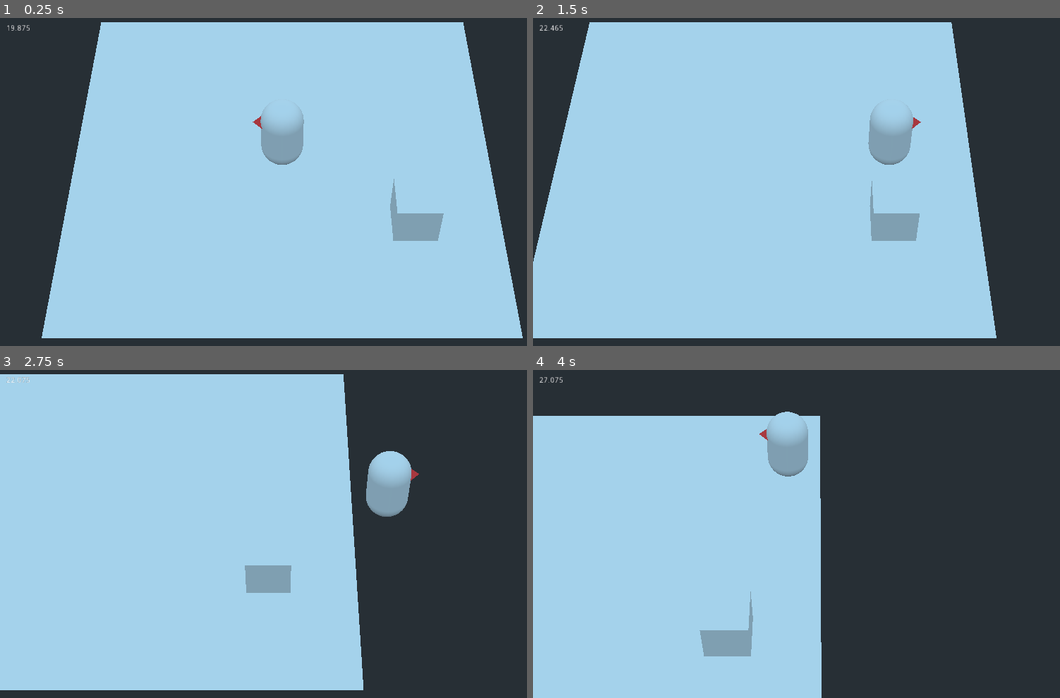
Above: before the commit, frames 1-4 (two rows, left to right).
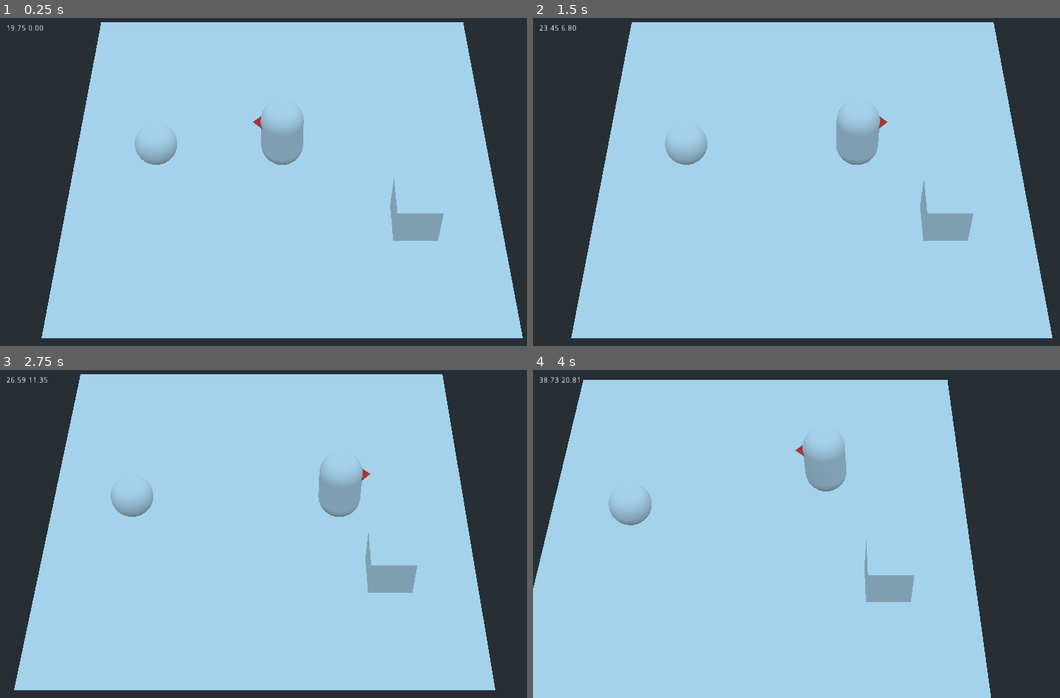
Above: after the commit, the same moments.

Repository: ville2304/gcgj1806
Game: Godot game, scene res://Main.tscn
Two runs of this game, one before a commit and one after it. Both use one fixed random seed, a clock stepped at 60 frames per second and the inputs below.
Inputs:
- Up to frame 1 (0.25 s): no input
- Up to frame 2 (1.5 s): tap Enter at 0.5 s; hold Right (move_east) 0.53-1.28 s; tap Z (attack, bound only after the commit) at 0.6, 1.35 s; hold C (cooldown) from 1.28 s (still down)
- Up to frame 3 (2.75 s): release C (cooldown) at 2.03 s; hold Right (move_east) from 2.03 s (still down); tap Z (attack, bound only after the commit) at 2.1 s
- Up to frame 4 (4 s): release Right (move_east) at 2.78 s; hold Up (move_north) 2.78-3.53 s; tap Z (attack, bound only after the commit) at 2.85, 3.6 s; hold Left (move_west) from 3.53 s (still down)

The runs differ from the first frame. In frame 1, 0.4% of the frame differs, in the area x 3-34%, y 2-45%; in frame 2, 21%; in frame 3, 31%; in frame 4, 37%, in the area x 0-87%, y 2-100%.

Commit message:
Added attack & super attack.

Diff:
--- /dev/null
+++ b/Game/Enemy.tscn
@@ -0,0 +1,63 @@
+[gd_scene load_steps=4 format=2]
+
+[sub_resource type="GDScript" id=1]
+
+script/source = "extends KinematicBody
+
+func OnDamage(amount, push, origin):
+	prints(\"Damage\", amount)
+	pass
+
+"
+
+[sub_resource type="SphereShape" id=2]
+
+radius = 0.5
+
+[sub_resource type="SphereMesh" id=3]
+
+custom_aabb = AABB( 0, 0, 0, 0, 0, 0 )
+radius = 0.5
+height = 1.0
+radial_segments = 64
+rings = 32
+is_hemisphere = false
+
+[node name="Enemy" type="KinematicBody" index="0"]
+
+transform = Transform( 1, 0, 0, 0, 1, 0, 0, 0, 1, -3, 0, 0 )
+input_ray_pickable = true
+input_capture_on_drag = false
+collision_layer = 1025
+collision_mask = 1
+axis_lock_linear_x = false
+axis_lock_linear_y = true
+axis_lock_linear_z = false
+axis_lock_angular_x = true
+axis_lock_angular_y = true
+axis_lock_angular_z = true
+collision/safe_margin = 0.001
+script = SubResource( 1 )
+_sections_unfolded = [ "Collision" ]
+
+[node name="CollisionShape" type="CollisionShape" parent="." index="0"]
+
+shape = SubResource( 2 )
+disabled = false
+
+[node name="MeshInstance" type="MeshInstance" parent="." index="1"]
+
+transform = Transform( 1, 0, 0, 0, 1, 0, 0, 0, 1, 0, 0.5, 0 )
+layers = 1
+material_override = null
+cast_shadow = 1
+extra_cull_margin = 0.0
+use_in_baked_light = false
+lod_min_distance = 0.0
+lod_min_hysteresis = 0.0
+lod_max_distance = 0.0
+lod_max_hysteresis = 0.0
+mesh = SubResource( 3 )
+skeleton = NodePath("..")
+material/0 = null
+_sections_unfolded = [ "Transform" ]
--- a/Game/Main.tscn
+++ b/Game/Main.tscn
@@ -1,7 +1,9 @@
-[gd_scene load_steps=10 format=2]
-
-[ext_resource path="res://script/Camera.gd" type="Script" id=1]
-[ext_resource path="res://script/Player.gd" type="Script" id=2]
+[gd_scene load_steps=16 format=2]
+
+[ext_resource path="res://script/Main.gd" type="Script" id=1]
+[ext_resource path="res://script/Camera.gd" type="Script" id=2]
+[ext_resource path="res://script/Player.gd" type="Script" id=3]
+[ext_resource path="res://Enemy.tscn" type="PackedScene" id=4]
 
 [sub_resource type="SphereShape" id=3]
 
@@ -75,6 +77,138 @@
 subdivide_width = 0
 subdivide_depth = 0
 
+[sub_resource type="Animation" id=8]
+
+resource_name = "Attack1"
+length = 0.5
+loop = false
+step = 0.1
+tracks/0/type = "value"
+tracks/0/path = NodePath("Player:transform")
+tracks/0/interp = 1
+tracks/0/loop_wrap = true
+tracks/0/imported = false
+tracks/0/enabled = true
+tracks/0/keys = {
+"times": PoolRealArray( 0, 0.1, 0.5 ),
+"transitions": PoolRealArray( 1, 1, 1 ),
+"update": 0,
+"values": [ Transform( 1, 0, 0, 0, -4.37114e-08, -1, 0, 1, -4.37114e-08, 0, 0.894202, 0 ), Transform( 0.963738, 1.16644e-08, 0.266851, 0.266851, -4.21263e-08, -0.963738, 0, 1, -4.37114e-08, -0.686776, 0.955469, 0 ), Transform( 1, 0, 0, 0, -4.37114e-08, -1, 0, 1, -4.37114e-08, 0, 0.894202, 0 ) ]
+}
+tracks/1/type = "method"
+tracks/1/path = NodePath("..")
+tracks/1/interp = 1
+tracks/1/loop_wrap = true
+tracks/1/imported = false
+tracks/1/enabled = true
+tracks/1/keys = {
+"times": PoolRealArray( 0.1 ),
+"transitions": PoolRealArray( 1 ),
+"values": [ {
+"args": [ 1 ],
+"method": "_OnAttack"
+} ]
+}
+
+[sub_resource type="Animation" id=9]
+
+resource_name = "Attack2"
+length = 0.5
+loop = false
+step = 0.1
+tracks/0/type = "value"
+tracks/0/path = NodePath("Player:transform")
+tracks/0/interp = 1
+tracks/0/loop_wrap = true
+tracks/0/imported = false
+tracks/0/enabled = true
+tracks/0/keys = {
+"times": PoolRealArray( 0, 0.1, 0.5 ),
+"transitions": PoolRealArray( 1, 1, 1 ),
+"update": 0,
+"values": [ Transform( 1, 0, 0, 0, -4.37114e-08, -1, 0, 1, -4.37114e-08, 0, 0.894202, 0 ), Transform( 0.939347, 0, -0.342969, -0.342969, 0, -0.939347, 0, 1, 0, -0.724381, 0.894202, 0 ), Transform( 1, 0, 0, 0, -4.37114e-08, -1, 0, 1, -4.37114e-08, 0, 0.894202, 0 ) ]
+}
+tracks/1/type = "method"
+tracks/1/path = NodePath("..")
+tracks/1/interp = 1
+tracks/1/loop_wrap = true
+tracks/1/imported = false
+tracks/1/enabled = true
+tracks/1/keys = {
+"times": PoolRealArray( 0.1 ),
+"transitions": PoolRealArray( 1 ),
+"values": [ {
+"args": [ 2 ],
+"method": "_OnAttack"
+} ]
+}
+
+[sub_resource type="Animation" id=10]
+
+resource_name = "Attack3"
+length = 0.5
+loop = false
+step = 0.01
+tracks/0/type = "value"
+tracks/0/path = NodePath("Player:transform")
+tracks/0/interp = 1
+tracks/0/loop_wrap = true
+tracks/0/imported = false
+tracks/0/enabled = true
+tracks/0/keys = {
+"times": PoolRealArray( 0, 0.05, 0.24, 0.27, 0.46, 0.5 ),
+"transitions": PoolRealArray( 1, 1, 1, 1, 1, 1 ),
+"update": 0,
+"values": [ Transform( 1, 0, 0, 0, -4.37114e-08, -1, 0, 1, -4.37114e-08, 0, 0.894202, 0 ), Transform( 0.944108, 0, -0.329635, -0.329635, 0, -0.944108, 0, 1, 0, 0, 2.43904, 0 ), Transform( 0.944108, 0, -0.329635, -0.329635, 0, -0.944108, 0, 1, 0, 0, 2.43904, 0 ), Transform( 0.918407, 0, -0.395637, -0.395637, 0, -0.918407, 0, 1, 0, -0.763485, 0.956299, 0 ), Transform( 0.918407, 0, -0.395637, -0.395637, 0, -0.918407, 0, 1, 0, -0.763485, 0.956299, 0 ), Transform( 1, 0, 0, 0, -4.37114e-08, -1, 0, 1, -4.37114e-08, 0, 0.894202, 0 ) ]
+}
+tracks/1/type = "method"
+tracks/1/path = NodePath("..")
+tracks/1/interp = 1
+tracks/1/loop_wrap = true
+tracks/1/imported = false
+tracks/1/enabled = true
+tracks/1/keys = {
+"times": PoolRealArray( 0.27 ),
+"transitions": PoolRealArray( 1 ),
+"values": [ {
+"args": [ 3 ],
+"method": "_OnAttack"
+} ]
+}
+
+[sub_resource type="Animation" id=11]
+
+resource_name = "AttackSuper"
+length = 2.0
+loop = false
+step = 0.1
+tracks/0/type = "value"
+tracks/0/path = NodePath("Player:transform")
+tracks/0/interp = 1
+tracks/0/loop_wrap = true
+tracks/0/imported = false
+tracks/0/enabled = true
+tracks/0/keys = {
+"times": PoolRealArray( 0, 0.2, 0.4, 1, 1.1, 1.8, 2 ),
+"transitions": PoolRealArray( 1, 1, 1, 1, 1, 1, 1 ),
+"update": 0,
+"values": [ Transform( 1, 0, 0, 0, -4.37114e-08, -1, 0, 1, -4.37114e-08, 0, 0.894202, 0 ), Transform( 0.964011, 0, -0.265864, -0.265864, 0, -0.964011, 0, 1, 0, 0, 3.05678, 0 ), Transform( 0.964011, 0, -0.265864, -0.265864, 0, -0.964011, 0, 1, 0, 0, 3.05678, 0 ), Transform( 0.964011, 0, -0.265864, -0.265864, 0, -0.964011, 0, 1, 0, 0.488653, 3.63101, 0 ), Transform( 0.964011, 0, -0.265864, -0.265864, 0, -0.964011, 0, 1, 0, -1.08561, 0.169066, 0 ), Transform( 0.964011, 0, -0.265864, -0.265864, 0, -0.964011, 0, 1, 0, -1.08561, 0.169066, 0 ), Transform( 1, 0, 0, 0, -4.37114e-08, -1, 0, 1, -4.37114e-08, 0, 0.894202, 0 ) ]
+}
+tracks/1/type = "method"
+tracks/1/path = NodePath("..")
+tracks/1/interp = 1
+tracks/1/loop_wrap = true
+tracks/1/imported = false
+tracks/1/enabled = true
+tracks/1/keys = {
+"times": PoolRealArray( 1.1 ),
+"transitions": PoolRealArray( 1 ),
+"values": [ {
+"args": [ 10 ],
+"method": "_OnAttack"
+} ]
+}
+
 [sub_resource type="PlaneMesh" id=2]
 
 custom_aabb = AABB( 0, 0, 0, 0, 0, 0 )
@@ -96,11 +230,14 @@
 
 [node name="Main" type="Node" index="0"]
 
+script = ExtResource( 1 )
+
 [node name="CameraController" type="Spatial" parent="." index="0" groups=[
 "Tremor",
 ]]
 
-script = ExtResource( 1 )
+editor/display_folded = true
+script = ExtResource( 2 )
 target = NodePath("../Player")
 threshold = 1.0
 
@@ -126,7 +263,7 @@
 input_ray_pickable = false
 input_capture_on_drag = false
 collision_layer = 1
-collision_mask = 1
+collision_mask = 2049
 axis_lock_linear_x = false
 axis_lock_linear_y = true
 axis_lock_linear_z = false
@@ -144,14 +281,12 @@
 
 [node name="Spatial" type="Spatial" parent="Player" index="1"]
 
-[node name="Look" type="Spatial" parent="Player/Spatial" index="0"]
-
-transform = Transform( 1, 0, 0, 0, 1, 0, 0, 0, 1, 0, 0, -2 )
-_sections_unfolded = [ "Transform" ]
-
-[node name="Player" type="MeshInstance" parent="Player/Spatial" index="1"]
-
-transform = Transform( 1, 0, 0, 0, -4.37114e-08, -1, 0, 1, -4.37114e-08, 0, 0.894202, 0 )
+editor/display_folded = true
+
+[node name="Player" type="MeshInstance" parent="Player/Spatial" index="0"]
+
+editor/display_folded = true
+transform = Transform( 1, 0, 0, 0, 0, -1, 0, 1, 0, 0, 0.894202, 0 )
 layers = 1
 material_override = null
 cast_shadow = 1
@@ -164,10 +299,11 @@
 mesh = SubResource( 1 )
 skeleton = NodePath("..")
 material/0 = null
-
-[node name="MeshInstance" type="MeshInstance" parent="Player/Spatial" index="2"]
-
-transform = Transform( 0.707107, 0, -0.707107, 0, 1, 0, 0.707107, 0, 0.707107, -0.471676, 1.24862, 0 )
+_sections_unfolded = [ "Transform" ]
+
+[node name="MeshInstance" type="MeshInstance" parent="Player/Spatial/Player" index="0"]
+
+transform = Transform( 0.707107, 0, -0.707107, 0.707107, -4.37114e-08, 0.707107, -3.09086e-08, -1, -3.09086e-08, -0.471676, -1.54921e-08, -0.354418 )
 layers = 1
 material_override = null
 cast_shadow = 1
@@ -181,7 +317,22 @@
 skeleton = NodePath("..")
 material/0 = null
 
-[node name="MeshInstance" type="MeshInstance" parent="." index="2"]
+[node name="AnimationPlayer" type="AnimationPlayer" parent="Player/Spatial" index="1"]
+
+root_node = NodePath("..")
+autoplay = ""
+playback_process_mode = 1
+playback_default_blend_time = 0.0
+playback_speed = 1.0
+anims/Attack1 = SubResource( 8 )
+anims/Attack2 = SubResource( 9 )
+anims/Attack3 = SubResource( 10 )
+anims/AttackSuper = SubResource( 11 )
+blend_times = [  ]
+
+[node name="Enemy" parent="." index="2" instance=ExtResource( 4 )]
+
+[node name="Floor" type="MeshInstance" parent="." index="3"]
 
 layers = 1
 material_override = null
@@ -196,8 +347,9 @@
 skeleton = NodePath("..")
 material/0 = null
 
-[node name="StaticBody" type="StaticBody" parent="." index="3"]
-
+[node name="StaticBody" type="StaticBody" parent="." index="4"]
+
+editor/display_folded = true
 transform = Transform( 1, 0, 0, 0, 1, 0, 0, 0, 1, 3, 0, 2 )
 input_ray_pickable = true
 input_capture_on_drag = false
@@ -231,7 +383,7 @@
 material/0 = null
 _sections_unfolded = [ "Transform" ]
 
-[node name="Label" type="Label" parent="." index="4"]
+[node name="Label" type="Label" parent="." index="5"]
 
 anchor_left = 0.0
 anchor_top = 0.0
@@ -250,3 +402,5 @@
 percent_visible = 1.0
 lines_skipped = 0
 max_lines_visible = -1
+
+[connection signal="animation_finished" from="Player/Spatial/AnimationPlayer" to="Player" method="_OnAnimationFinished"]
--- /dev/null
+++ b/Game/PlayerAttackDamage.tscn
@@ -0,0 +1,44 @@
+[gd_scene load_steps=3 format=2]
+
+[ext_resource path="res://script/DamageObject.gd" type="Script" id=1]
+
+[sub_resource type="SphereShape" id=1]
+
+radius = 0.6
+
+[node name="PlayerAttackDamage" type="Area" index="0"]
+
+input_ray_pickable = false
+input_capture_on_drag = false
+space_override = 0
+gravity_point = false
+gravity_distance_scale = 0.0
+gravity_vec = Vector3( 0, -1, 0 )
+gravity = 9.8
+linear_damp = 0.1
+angular_damp = 1.0
+priority = 0.0
+monitoring = true
+monitorable = false
+collision_layer = 1024
+collision_mask = 1024
+audio_bus_override = false
+audio_bus_name = "Master"
+reverb_bus_enable = false
+reverb_bus_name = "Master"
+reverb_bus_amount = 0.0
+reverb_bus_uniformity = 0.0
+script = ExtResource( 1 )
+_sections_unfolded = [ "Collision" ]
+amount = 5
+push = 0
+tremor = 0.0
+lifetime = 1
+
+[node name="CollisionShape" type="CollisionShape" parent="." index="0"]
+
+transform = Transform( 1, 0, 0, 0, 1, 0, 0, 0, 1, -1, 0, 0 )
+shape = SubResource( 1 )
+disabled = false
+
+[connection signal="body_entered" from="." to="." method="_OnBodyEntered"]
--- /dev/null
+++ b/Game/PlayerSuperAttackDamage.tscn
@@ -0,0 +1,43 @@
+[gd_scene load_steps=3 format=2]
+
+[ext_resource path="res://script/DamageObject.gd" type="Script" id=1]
+
+[sub_resource type="SphereShape" id=1]
+
+radius = 2.0
+
+[node name="PlayerSuperAttackDamage" type="Area" index="0"]
+
+input_ray_pickable = false
+input_capture_on_drag = false
+space_override = 0
+gravity_point = false
+gravity_distance_scale = 0.0
+gravity_vec = Vector3( 0, -1, 0 )
+gravity = 9.8
+linear_damp = 0.1
+angular_damp = 1.0
+priority = 0.0
+monitoring = true
+monitorable = false
+collision_layer = 0
+collision_mask = 1024
+audio_bus_override = false
+audio_bus_name = "Master"
+reverb_bus_enable = false
+reverb_bus_name = "Master"
+reverb_bus_amount = 0.0
+reverb_bus_uniformity = 0.0
+script = ExtResource( 1 )
+_sections_unfolded = [ "Collision" ]
+amount = 50.0
+push = 5.0
+tremor = 1.0
+lifetime = 1
+
+[node name="CollisionShape" type="CollisionShape" parent="." index="0"]
+
+shape = SubResource( 1 )
+disabled = false
+
+[connection signal="body_entered" from="." to="." method="_OnBodyEntered"]
--- a/Game/project.godot
+++ b/Game/project.godot
@@ -31,6 +31,16 @@
 cooldown=[ Object(InputEventKey,"resource_local_to_scene":false,"resource_name":"","device":0,"alt":false,"shift":false,"control":false,"meta":false,"command":false,"pressed":false,"scancode":67,"unicode":0,"echo":false,"script":null)
 , Object(InputEventJoypadButton,"resource_local_to_scene":false,"resource_name":"","device":0,"button_index":3,"pressure":0.0,"pressed":false,"script":null)
  ]
+attack=[ Object(InputEventKey,"resource_local_to_scene":false,"resource_name":"","device":0,"alt":false,"shift":false,"control":false,"meta":false,"command":false,"pressed":false,"scancode":90,"unicode":0,"echo":false,"script":null)
+, Object(InputEventJoypadButton,"resource_local_to_scene":false,"resource_name":"","device":0,"button_index":2,"pressure":0.0,"pressed":false,"script":null)
+ ]
+
+[layer_names]
+
+3d_physics/layer_1="Collision"
+3d_physics/layer_11="EnemyDamage"
+3d_physics/layer_12="PlayerDamage"
+3d_physics/layer_13="TileDamage"
 
 [rendering]
 
--- a/Game/script/Camera.gd
+++ b/Game/script/Camera.gd
@@ -37,12 +37,14 @@
 
 
 func Tremor(at, strength):
+	if strength < .1:
+		return
 	var dist = max(0.1, translation.distance_to(at))
-	var intensity = clamp(strength / (dist * dist), 0, 1)
+	var intensity = clamp(1 / (dist * dist), 0, strength)
 	if intensity < .05:
 		return
 	mShake = Vector3()
-	mShakeLength = .5
+	mShakeLength = intensity * .8
 	mShakeTime = 0
 	mShakeIntensity = intensity
 
--- /dev/null
+++ b/Game/script/DamageObject.gd
@@ -0,0 +1,39 @@
+# Copyright (c) 2018 Ville Laine
+#
+# Permission is hereby granted, free of charge, to any person obtaining a copy
+# of this software and associated documentation files (the "Software"), to deal
+# in the Software without restriction, including without limitation the rights
+# to use, copy, modify, merge, publish, distribute, sublicense, and/or sell
+# copies of the Software, and to permit persons to whom the Software is
+# furnished to do so, subject to the following conditions:
+#
+# The above copyright notice and this permission notice shall be included in all
+# copies or substantial portions of the Software.
+#
+# THE SOFTWARE IS PROVIDED "AS IS", WITHOUT WARRANTY OF ANY KIND, EXPRESS OR
+# IMPLIED, INCLUDING BUT NOT LIMITED TO THE WARRANTIES OF MERCHANTABILITY,
+# FITNESS FOR A PARTICULAR PURPOSE AND NONINFRINGEMENT. IN NO EVENT SHALL THE
+# AUTHORS OR COPYRIGHT HOLDERS BE LIABLE FOR ANY CLAIM, DAMAGES OR OTHER
+# LIABILITY, WHETHER IN AN ACTION OF CONTRACT, TORT OR OTHERWISE, ARISING FROM,
+# OUT OF OR IN CONNECTION WITH THE SOFTWARE OR THE USE OR OTHER DEALINGS IN THE
+# SOFTWARE.
+
+extends Area
+
+export(float, 0, 100) var amount = 5
+export(float, 0, 5) var push = 0
+export(float, 0, 1) var tremor = 0.0
+export(int, 1, 10) var lifetime = 1
+
+
+func _enter_tree():
+	get_tree().call_group("Tremor", "Tremor", global_transform.origin, tremor)
+
+func _physics_process(delta):
+	if lifetime < 0:
+		get_parent().remove_child(self)
+	lifetime -= 1
+
+func _OnBodyEntered(body):
+	if body.has_method("OnDamage"):
+		body.OnDamage(amount, push, global_transform.origin)
--- /dev/null
+++ b/Game/script/Main.gd
@@ -0,0 +1 @@
+extends Node
--- a/Game/script/Player.gd
+++ b/Game/script/Player.gd
@@ -20,21 +20,32 @@
 
 extends KinematicBody
 
+const PlayerAttackDamage = preload("res://PlayerAttackDamage.tscn")
+const PlayerSuperAttackDamage = preload("res://PlayerSuperAttackDamage.tscn")
+
+
 const DEAD_ZONE = 0.2 * 0.2
 const ZERO_ANGLE = Vector2(-1, 0)
 
 const NATURAL_TEMP_RISE = 4.0
-const NATURAL_TEMP_DECREASE = 0.5
+const ATTACK_TEMP_RISE = 10.0
+const NATURAL_TEMP_DECREASE = 1.0
+const SUPER_TEMP_DECREASE = 50.0
 const COOLDOWN_TEMP_DECREASE_MAX = 10.0
 
 enum Mode{
 	IDLE
 	WALK
 	COOLDOWN
+	ATTACK1
+	ATTACK2
+	ATTACK3
+	SUPER_ATTACK
 }
 
 
 onready var mObject = $Spatial
+onready var mAnimationPlayer = $Spatial/AnimationPlayer
 
 var Dead setget ,isDead
 func isDead():
@@ -42,8 +53,10 @@
 
 var mMode
 var mTemperature
+var mTemperatureBuffer
 var mCooldownTimer
 var mSupercharged
+var mAttackComplete
 onready var mLabel = get_node("../Label")
 
 
@@ -51,8 +64,36 @@
 	mMode = Mode.IDLE
 	Dead = false
 	mTemperature = 20.0
+	mTemperatureBuffer = 0.0
+	mAttackComplete = true
 	mSupercharged = false
-	mLabel.text = str(mTemperature)
+	mLabel.text = str(mTemperature, " ", mTemperatureBuffer)
+
+func _OnAnimationFinished(animName):
+	if mMode in [Mode.ATTACK1, Mode.ATTACK2, Mode.ATTACK3, Mode.SUPER_ATTACK]:
+		if mAttackComplete:
+			# TODO: Play anim
+			print("anim idle")
+			mMode = Mode.IDLE
+
+func _OnAttack(a):
+	mAttackComplete = true
+	if a <= 3:
+		mTemperatureBuffer+= ATTACK_TEMP_RISE * a
+		var dmg = PlayerAttackDamage.instance()
+		dmg.amount = 5 * a * mTemperature
+		dmg.translation = translation
+		dmg.rotation = mObject.rotation
+		if a == 3:
+			dmg.tremor = .4
+		get_parent().add_child(dmg)
+	if a == 10:
+		# Super attack
+		mTemperature -= SUPER_TEMP_DECREASE
+		var dmg = PlayerSuperAttackDamage.instance()
+		dmg.translation = translation
+		dmg.amount = 50 * mTemperature
+		get_parent().add_child(dmg)
 
 func _ready():
 	Init()
@@ -101,6 +142,10 @@
 				mMode = Mode.IDLE
 
 	# Temperature control
+	if mTemperatureBuffer > 0:
+		var value = min(mTemperatureBuffer, mTemperatureBuffer * delta * .5)
+		mTemperatureBuffer-= value
+		mTemperature+= value
 	if mMode == Mode.WALK:
 		mTemperature += NATURAL_TEMP_RISE * delta
 	elif mMode == Mode.IDLE:
@@ -129,4 +174,38 @@
 			print("anim supercharge off")
 		mSupercharged = false
 
-	mLabel.text = str(mTemperature)
+	mLabel.text = "%.2f %.2f" % [mTemperature, mTemperatureBuffer]
+
+	# Attacks
+	if Input.is_action_just_pressed("attack"):
+		if mMode == Mode.IDLE || mMode == Mode.WALK:
+			if mSupercharged:
+				_SuperAttack(false)
+			else:
+				mAttackComplete = false
+				mAnimationPlayer.play("Attack1")
+				mMode = Mode.ATTACK1
+		elif mMode == Mode.ATTACK1:
+			if mAttackComplete:
+				if mSupercharged:
+					_SuperAttack(true)
+				else:
+					mAttackComplete = false
+					mAnimationPlayer.queue("Attack2")
+					mMode = Mode.ATTACK2
+		elif mMode == Mode.ATTACK2:
+			if mAttackComplete:
+				if mSupercharged:
+					_SuperAttack(true)
+				else:
+					mAttackComplete = false
+					mAnimationPlayer.queue("Attack3")
+					mMode = Mode.ATTACK3
+
+func _SuperAttack(queue):
+	mAttackComplete = false
+	if queue:
+		mAnimationPlayer.queue("AttackSuper")
+	else:
+		mAnimationPlayer.play("AttackSuper")
+	mMode = Mode.SUPER_ATTACK
Not shown: 1 places in Game/Main.tscn that only renumber resources
